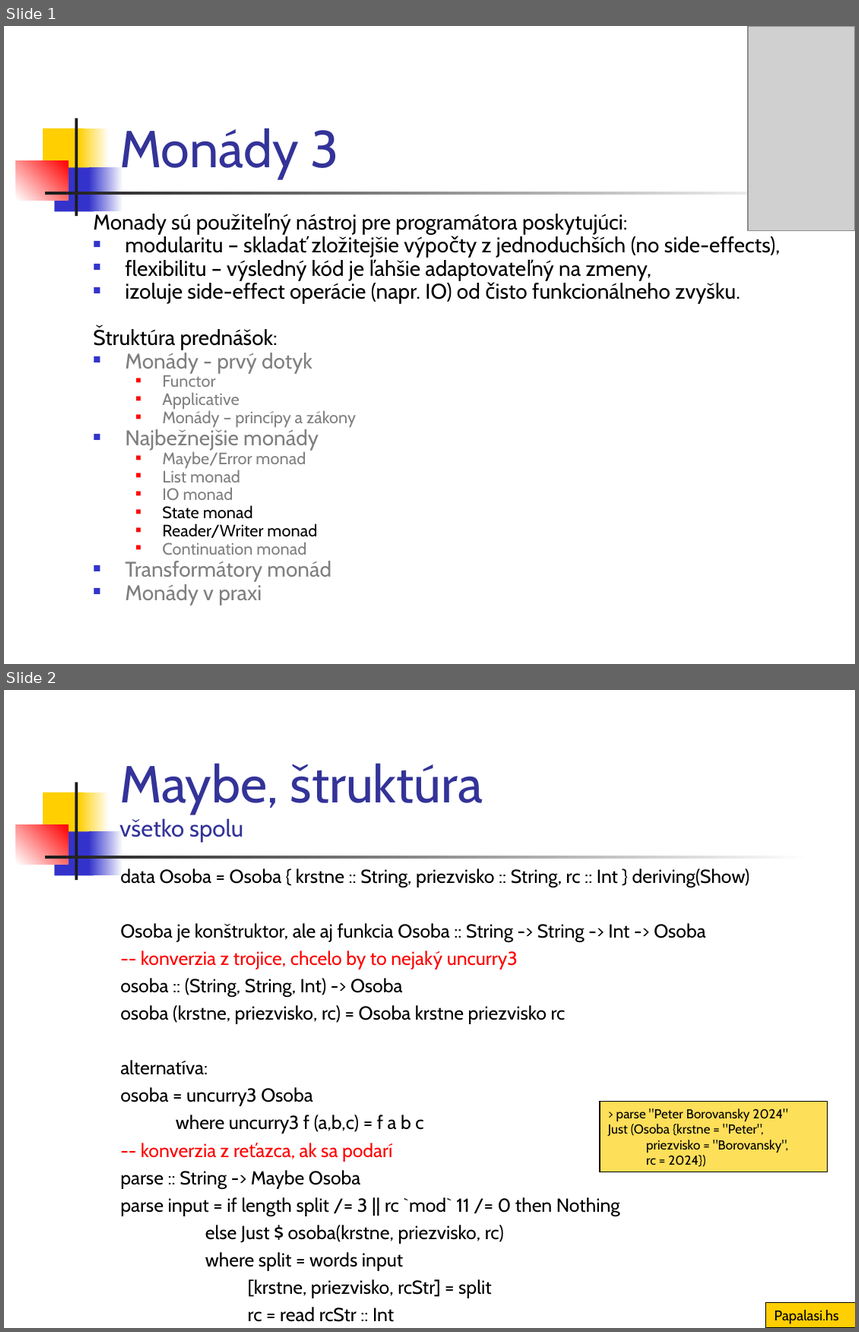
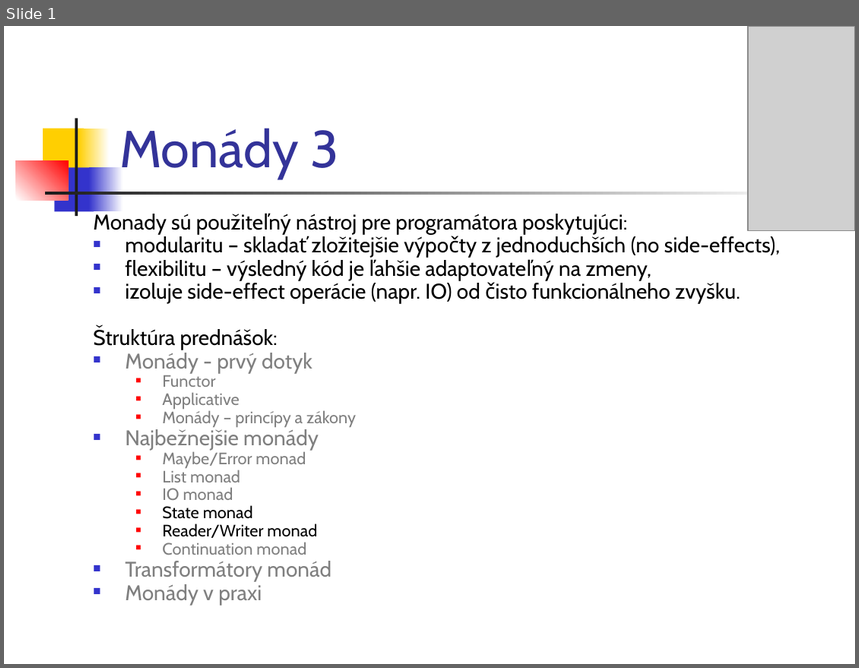
Before and after one commit to Funkcionalne/Prednasky, a slide deck: 13/13_fpro.ppt. Shown one above the other, each under a label of ours: slides 1 and 2 before the commit, slide 1 after it. The pictures are 859x1332 and 859x668 pixels, drawn with LibreOffice and Linux fonts; fonts in the diff are those of the drawing; grey boxes stand for pictures. Boxes give left, top, right and bottom in pixels: in the first picture for what was removed or moved away, otherwise in the second. Text is boxed around its words. In the diff, an @@ line names an element or a change of style, - is before the commit and + after.

```diff
--- a/13/13_fpro.ppt
+++ b/13/13_fpro.ppt
@@ slide 2 removed at (4, 690, 855, 1328), background #FFFFFF; not listed: 7 template elements that a slide beside it also shows @@
@@ title removed at (120, 763, 483, 842) @@
-Maybe, štruktúra
-všetko spolu
@@ text removed at (120, 869, 750, 1322) @@
-data Osoba = Osoba { krstne :: String, priezvisko :: String, rc :: Int } deriving(Show)
-Osoba je konštruktor, ale aj funkcia Osoba :: String -> String -> Int -> Osoba
--- konverzia z trojice, chcelo by to nejaký uncurry3
-osoba :: (String, String, Int) -> Osoba
-osoba (krstne, priezvisko, rc) = Osoba krstne priezvisko rc
-alternatíva:
-osoba = uncurry3 Osoba
-where uncurry3 f (a,b,c) = f a b c
--- konverzia z reťazca, ak sa podarí
-parse :: String -> Maybe Osoba
-parse input = if length split /= 3 || rc `mod` 11 /= 0 then Nothing
-else Just $ osoba(krstne, priezvisko, rc)
-where split = words input
-[krstne, priezvisko, rcStr] = split
-rc = read rcStr :: Int
@@ rectangle removed at (600, 1101, 828, 1173) @@
-> parse "Peter Borovansky 2024"
-Just (Osoba {krstne = "Peter",
-priezvisko = "Borovansky",
-rc = 2024})
@@ rectangle removed at (766, 1303, 855, 1328) @@
-Papalasi.hs
```
Also in this commit, not shown: 5 slides changed, 5 other slides removed, 8 other files.
